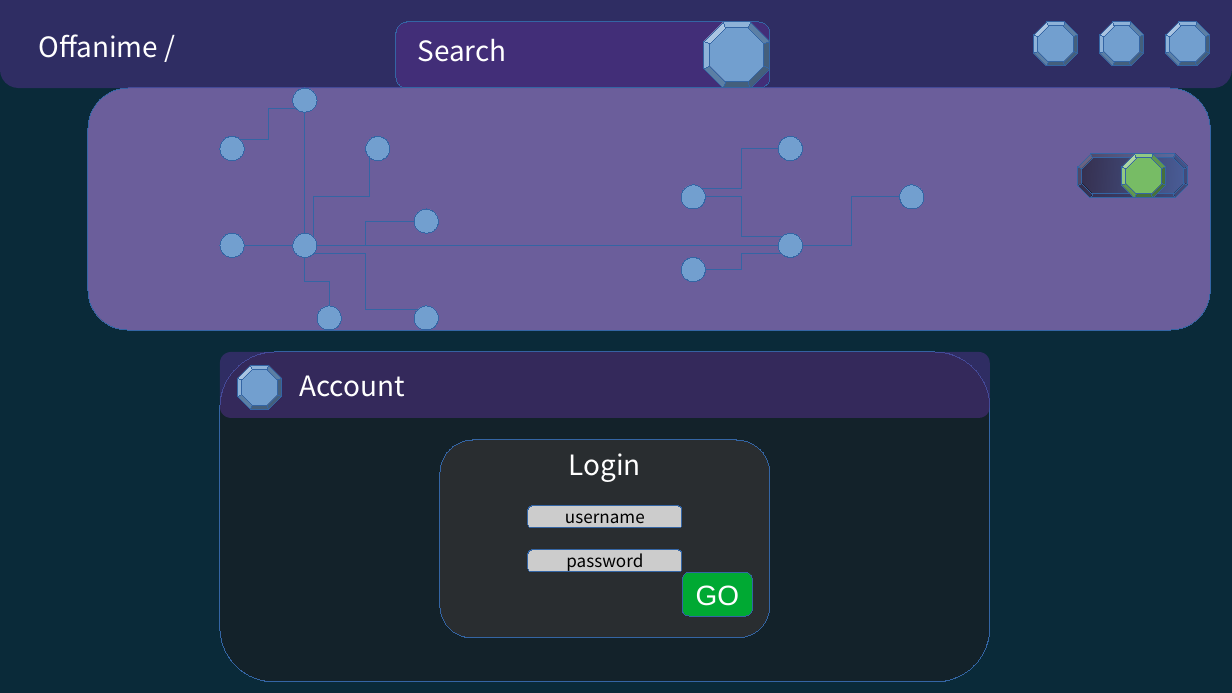
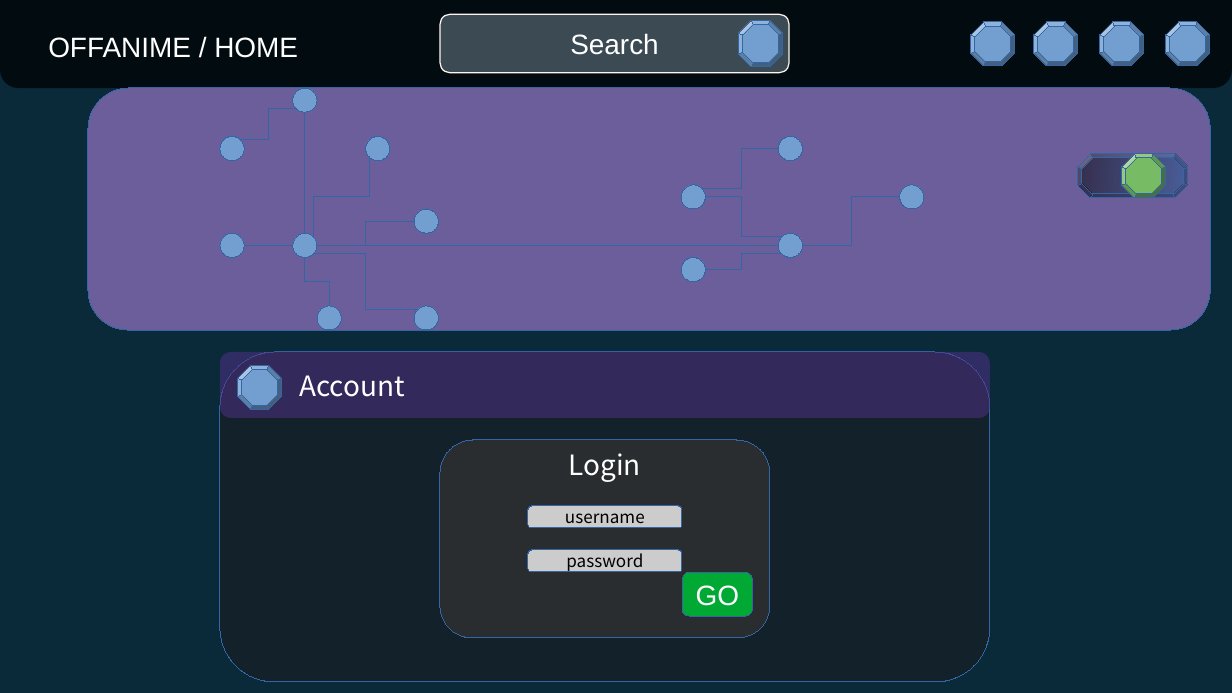
Before and after one commit to lebgdu543/OfflineAnime, a slide deck: slide 3 of offline anime website.odp. Drawn at 1232x693 pixels with LibreOffice and Linux fonts; fonts in the diff are those of the drawing. Boxes give left, top, right and bottom in pixels: in the first picture for what was removed or moved away, otherwise in the second. Text is boxed around its words. In the diff, an @@ line names an element or a change of style, - is before the commit and + after.

```diff
--- a/offline anime website.odp
+++ b/offline anime website.odp
@@ rounded rectangle at <box>0,0,1232,87</box>: fill #55308D at 50% opacity to #000000 at 70% opacity @@
@@ rounded rectangle removed at <box>396,22,770,88</box> @@
@@ rounded rectangle "Search": place and size @@
-rounded rectangle "Search" at <box>417,38,506,62</box>
+rounded rectangle "Search" at <box>440,15,789,73</box>
@@ rounded rectangle "Search" at <box>440,15,789,73</box>: font Noto Sans CJK JP to Arial; line spacing 2 to 1; fill none to #778899 at 50% opacity; outline none to #FFF5EE 0.79 pt @@
@@ freeform shape: place and size @@
-freeform shape at <box>704,22,770,88</box>
+freeform shape at <box>739,20,784,67</box>
@@ freeform shape added at <box>972,22,1015,66</box>, fill #729FCF, outline #3465A4 0 pt @@
@@ freeform shape at <box>1034,22,1078,66</box>: outline redrawn @@
@@ text at <box>48,37,298,58</box>: text changed; font Noto Sans CJK JP to Arial @@
-Offanime /
+OFFANIME / HOME
```
Also in this commit, not shown: 3 slides added, 21 other files.
